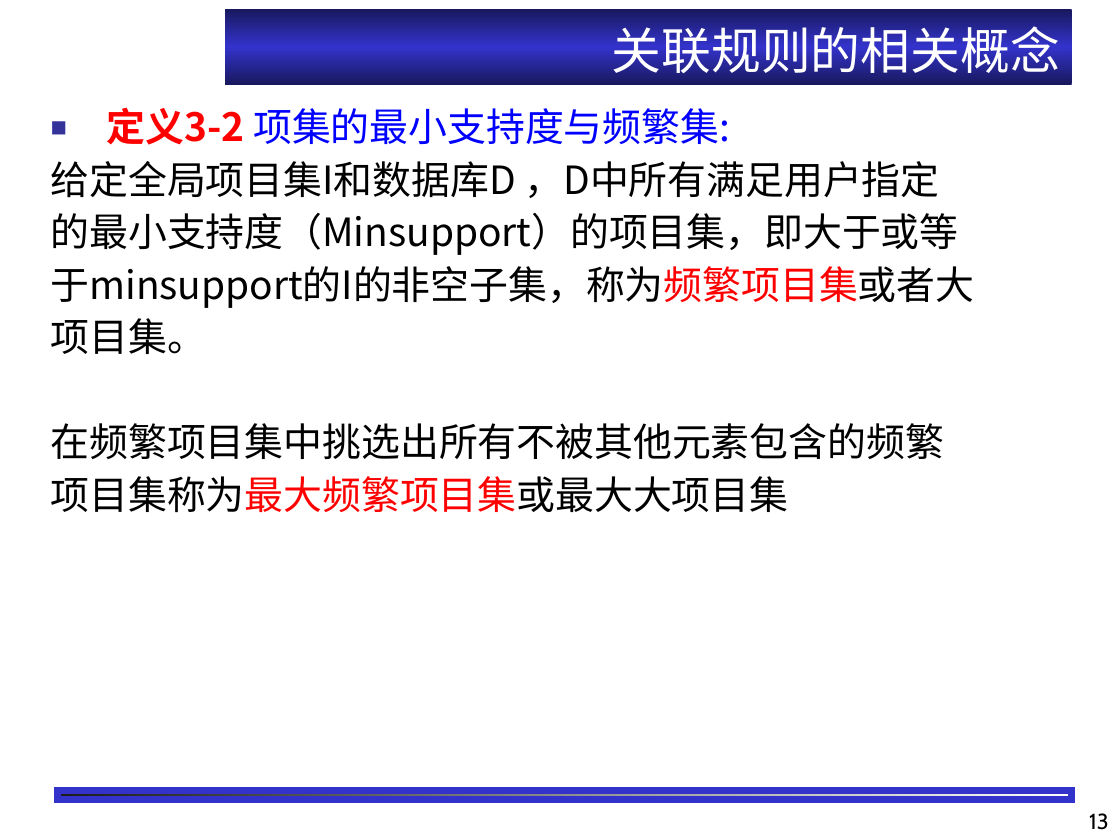
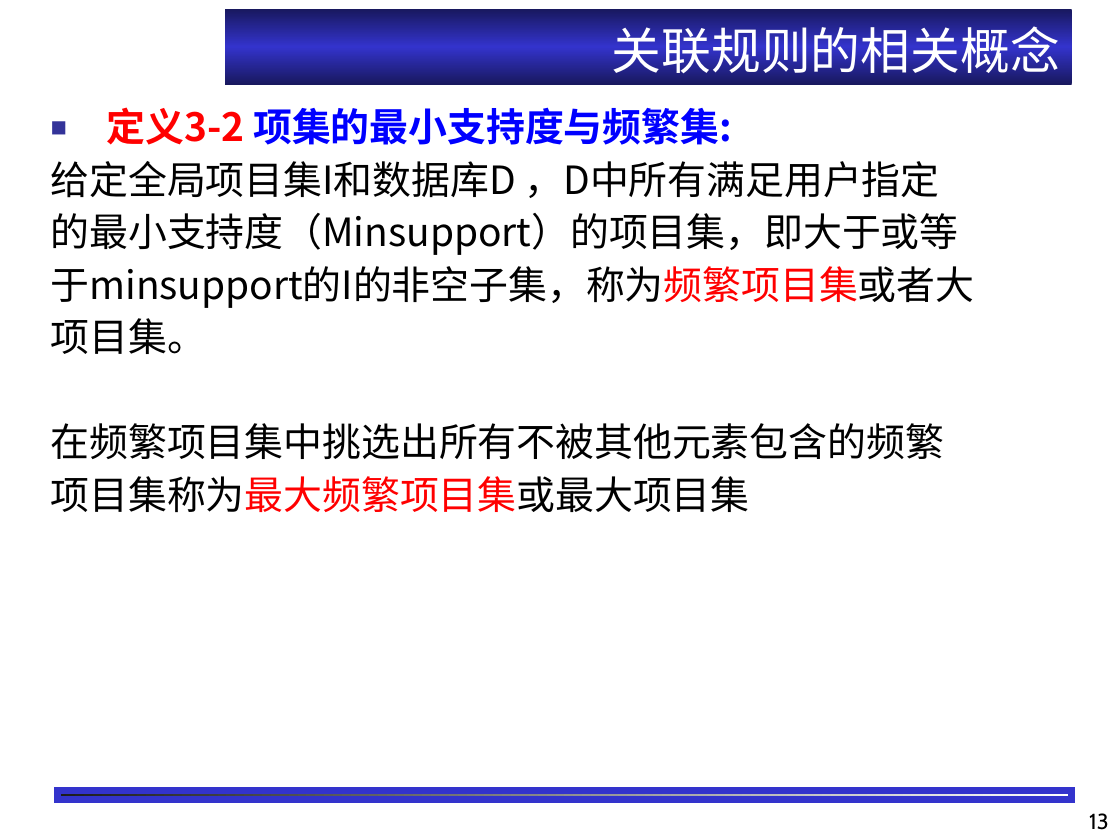
Before and after one commit to shfkuang/shfkuang.github.io, a slide deck: slide 13 of dm/lecture/ch3.1.ppt. Drawn at 1120x840 pixels with LibreOffice and Linux fonts; fonts in the diff are those of the drawing; background and template pictures are left out. Boxes give left, top, right and bottom in pixels: in the first picture for what was removed or moved away, otherwise in the second. Text is boxed around its words. In the diff, an @@ line names an element or a change of style, - is before the commit and + after.

```diff
--- a/dm/lecture/ch3.1.ppt
+++ b/dm/lecture/ch3.1.ppt
@@ text at box(107, 107, 732, 145): bold on in "项集的最小支持度与频繁集:" @@
@@ text at box(51, 476, 750, 512): text changed @@
-项目集称为最大频繁项目集或最大大项目集
+项目集称为最大频繁项目集或最大项目集
```
Also in this commit, not shown: 29 other slides changed, 1 other file.
